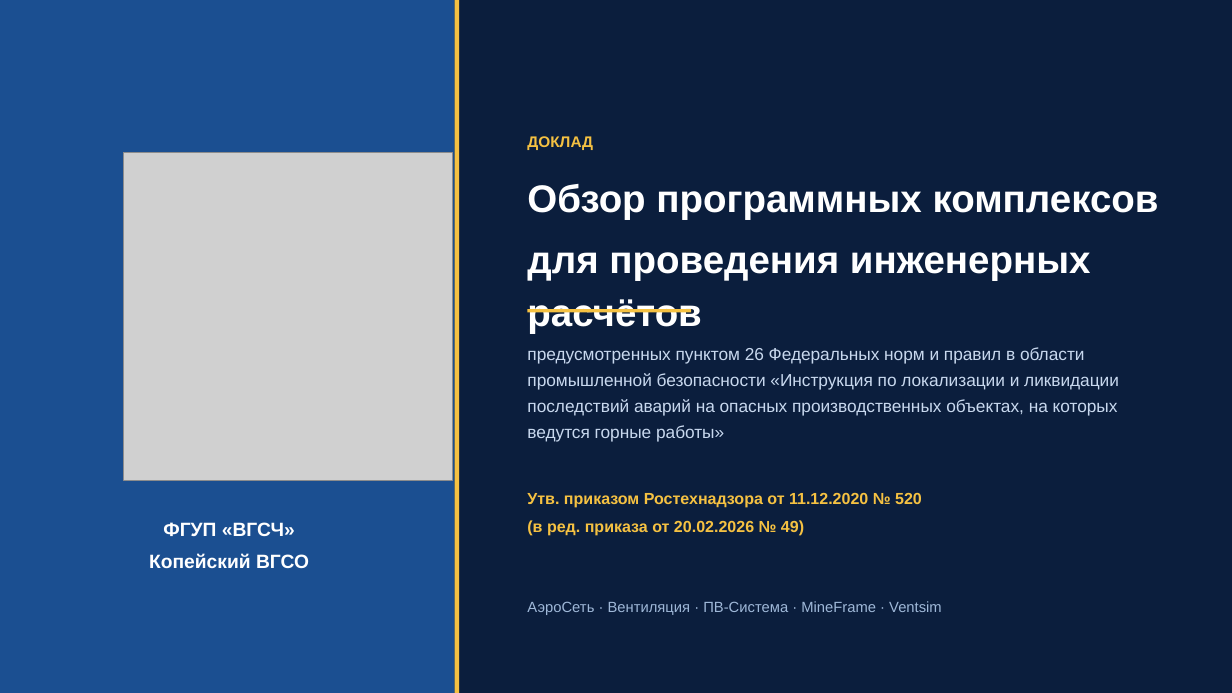
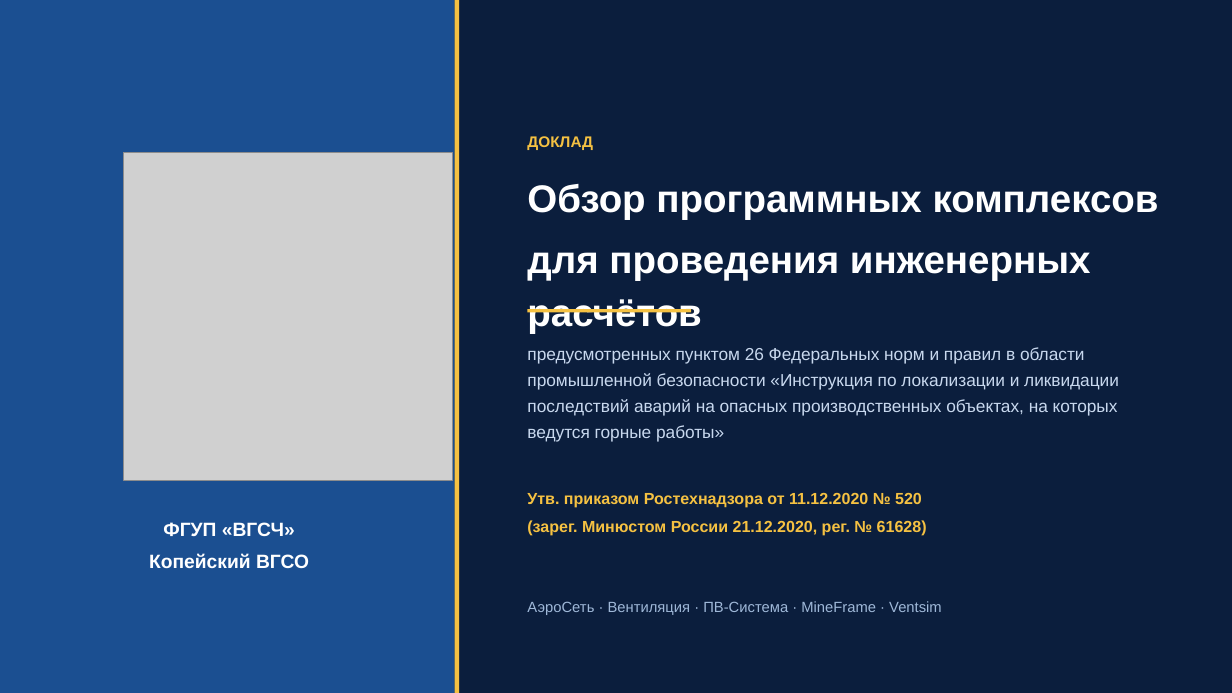
Before and after one commit to pvsistema/ventilation-system-design, a slide deck: slide 1 of public/VGSCH-doklad-PO-inzhenernye-raschety.pptx. Drawn at 1232x693 pixels with LibreOffice and Linux fonts; fonts in the diff are those of the drawing; grey boxes stand for pictures. Boxes give left, top, right and bottom in pixels: in the first picture for what was removed or moved away, otherwise in the second. Text is boxed around its words. In the diff, an @@ line names an element or a change of style, - is before the commit and + after.

```diff
--- a/public/VGSCH-doklad-PO-inzhenernye-raschety.pptx
+++ b/public/VGSCH-doklad-PO-inzhenernye-raschety.pptx
@@ text at bbox=[527, 520, 927, 536]: text changed @@
-(в ред. приказа от 20.02.2026 № 49)
+(зарег. Минюстом России 21.12.2020, рег. № 61628)
```
Also in this commit, not shown: 17 other slides changed, 3 slides added, 1 slide removed.
